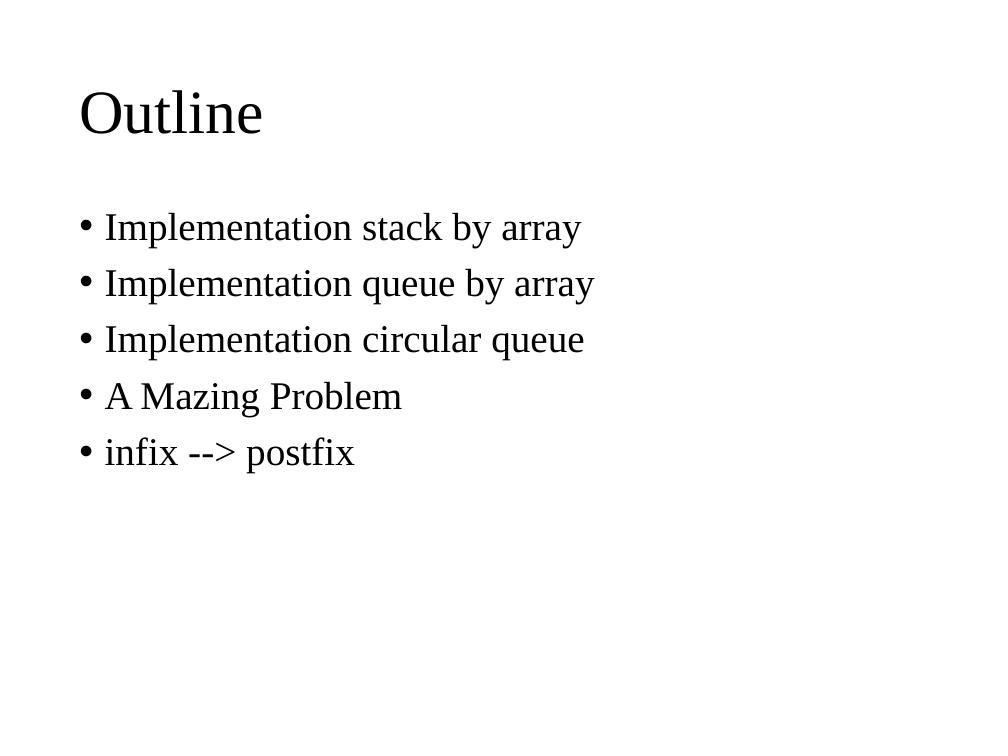
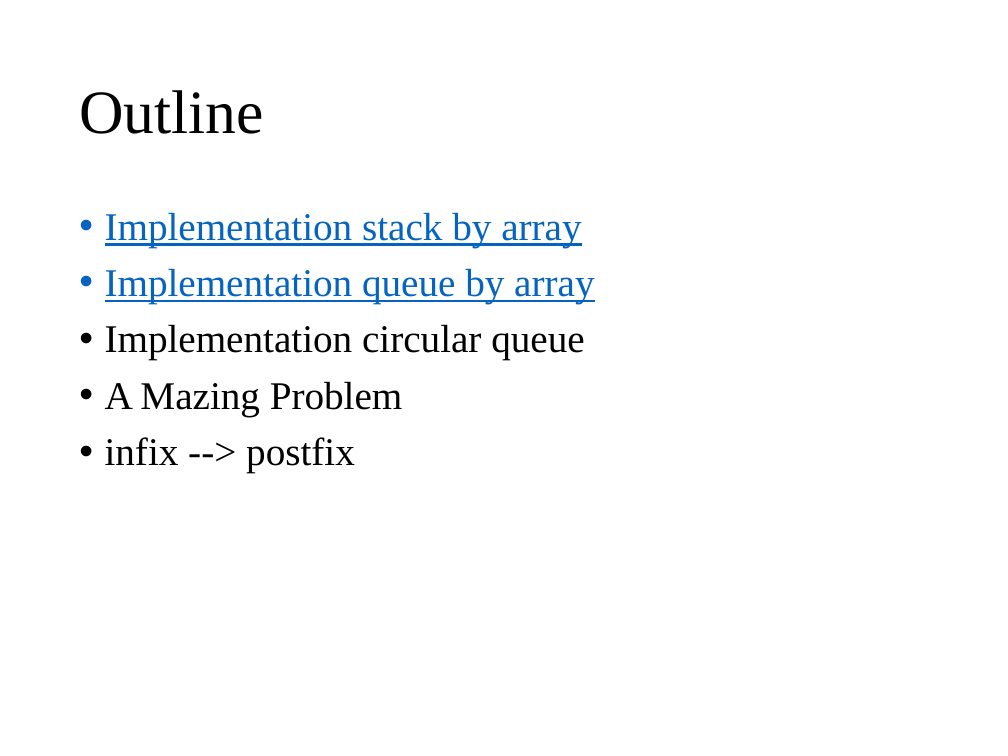
Before and after one commit to wangruxing/DataStructure, a slide deck: slide 2 of Chapter 3 Stacks and Queues/Chapter 3.pptx. Drawn at 1008x756 pixels with LibreOffice and Linux fonts; fonts in the diff are those of the drawing. Boxes give left, top, right and bottom in pixels: in the first picture for what was removed or moved away, otherwise in the second. Text is boxed around its words. In the diff, an @@ line names an element or a change of style, - is before the commit and + after.

```diff
--- a/Chapter 3 Stacks and Queues/Chapter 3.pptx
+++ b/Chapter 3 Stacks and Queues/Chapter 3.pptx
@@ text at [105, 212, 594, 304]: text colour #000000 to #0563C1, underline on in "Implementation stack by array", "Implementation queue by array" @@
```
Also in this commit, not shown: 4 other slides changed, 33 slides added, 1 slide removed, 2 other files.
